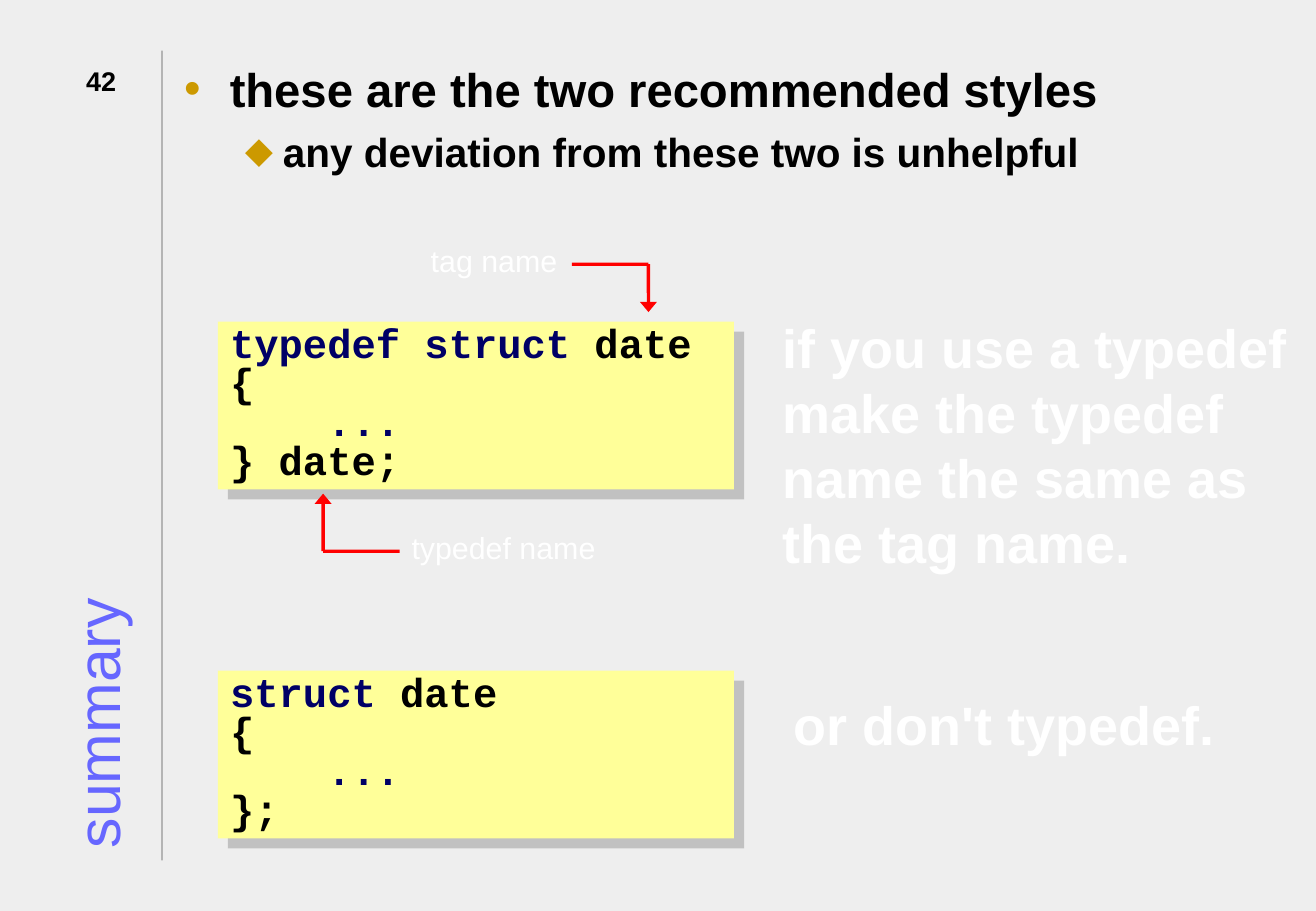
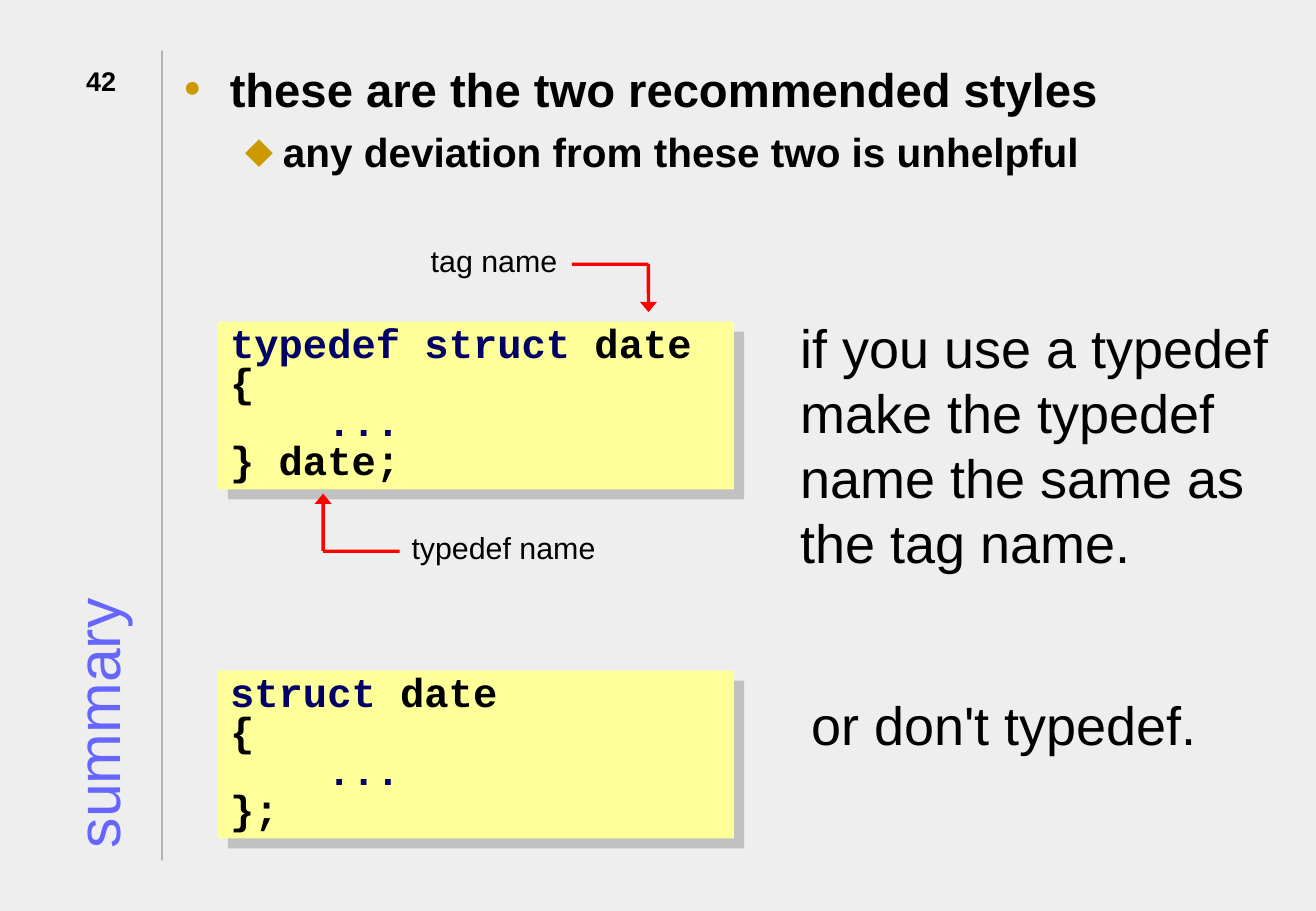
Before and after one commit to JonJagger/two-day-courses, a slide deck: slide 42 of ca/CAdvanced.odp. Drawn at 1316x911 pixels with LibreOffice and Linux fonts; fonts in the diff are those of the drawing. Boxes give left, top, right and bottom in pixels: in the first picture for what was removed or moved away, otherwise in the second. Text is boxed around its words. In the diff, an @@ line names an element or a change of style, - is before the commit and + after.

```diff
--- a/ca/CAdvanced.odp
+++ b/ca/CAdvanced.odp
@@ text added at box(431, 252, 557, 278), 18 pt, text #000000 @@
+tag name
@@ text added at box(801, 329, 1269, 572), 32 pt, text #000000 @@
+if you use a typedef
+make the typedef
+name the same as
+the tag name.
@@ text added at box(412, 537, 595, 565), 18 pt, text #000000 @@
+typedef name
@@ text added at box(811, 706, 1197, 754), 32 pt, text #000000 @@
+or don't typedef.
```
Also in this commit, not shown: 100 other slides changed.
